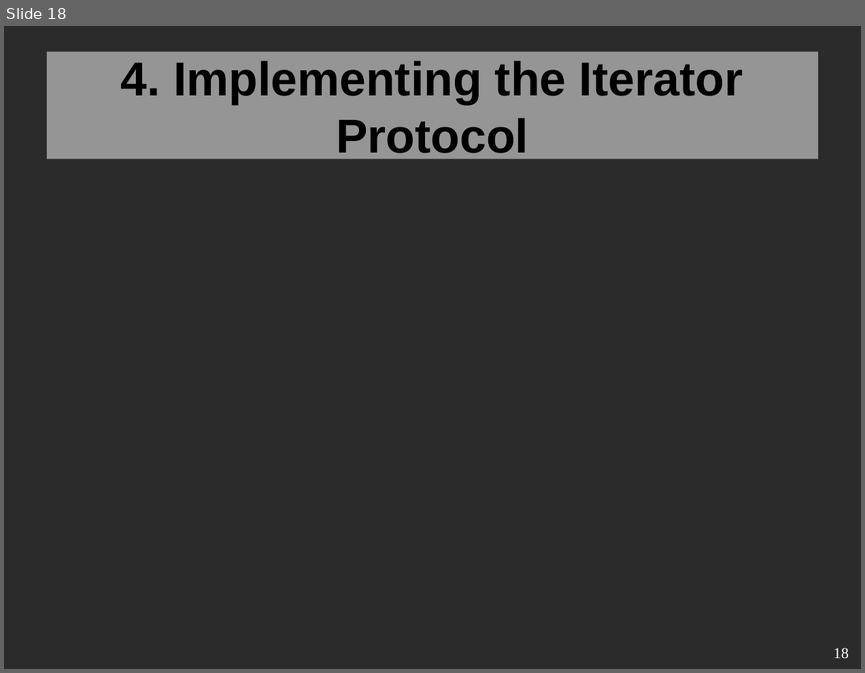
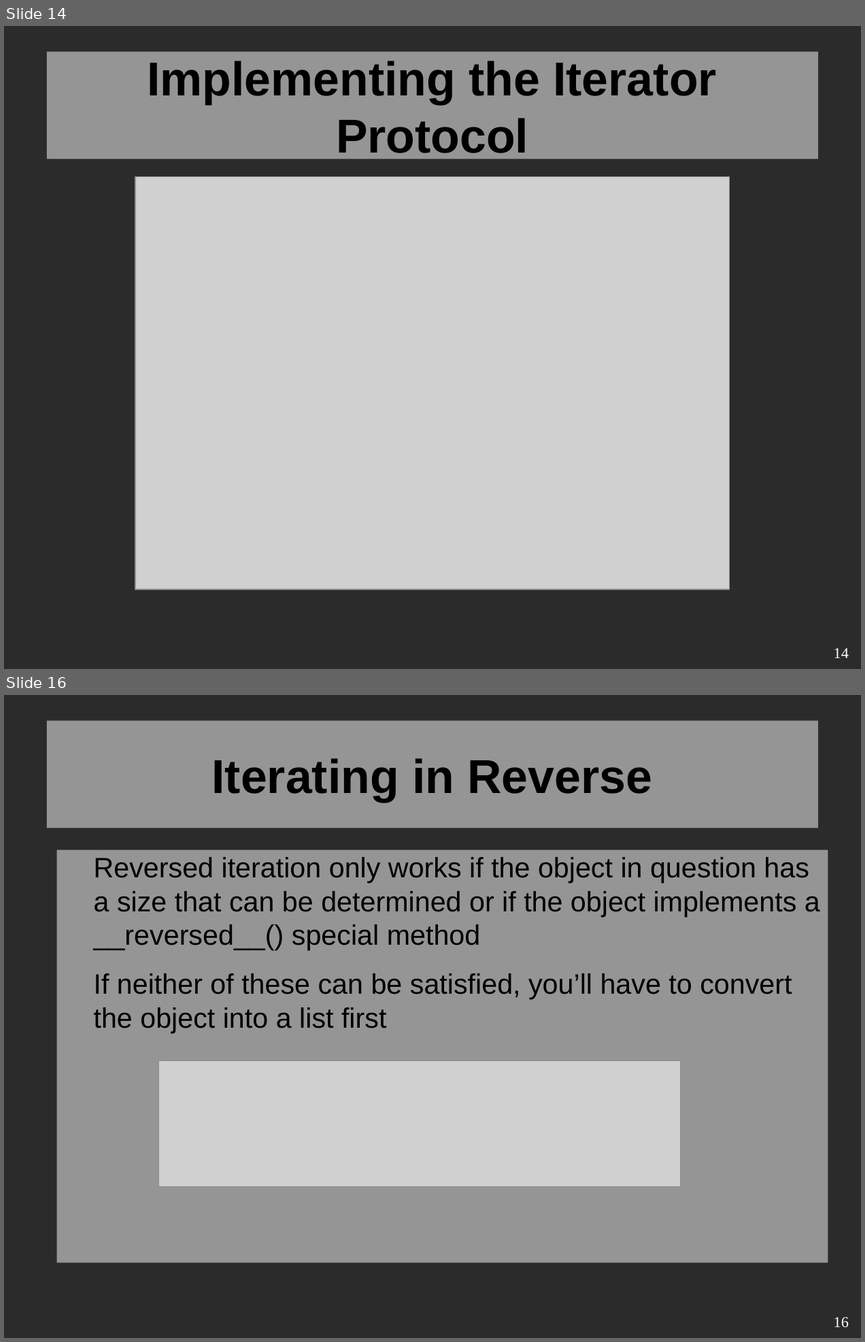
Before and after one commit to VitBomm/presentation, a slide deck: pre.odp. Shown one above the other, each under a label of ours: slide 18 before the commit, slides 14 and 16 after it; the slides between them are not shown. The pictures are 865x673 and 865x1342 pixels, drawn with LibreOffice and Linux fonts; fonts in the diff are those of the drawing; grey boxes stand for pictures; background and template pictures are left out; a plain dark background stands for a picture behind light text. Boxes give left, top, right and bottom in pixels: in the first picture for what was removed or moved away, otherwise in the second. Text is boxed around its words. In the diff, an @@ line names an element or a change of style, - is before the commit and + after.

```diff
--- a/pre.odp
+++ b/pre.odp
@@ slide 16 added at [4, 695, 861, 1338], background picture (left out) @@
@@ title added at [47, 721, 818, 828], fill #FFFFFF at 50% opacity, 44 pt, text #000000, bold @@
+Iterating in Reverse
@@ text added at [57, 850, 828, 1263], fill #FFFFFF at 50% opacity, 26 pt, text #000000 @@
+Reversed iteration only works if the object in question has a size that can be determined or if the object implements a __reversed__() special method
+If neither of these can be satisfied, you’ll have to convert the object into a list first
@@ picture added at [159, 1060, 681, 1187] @@
@@ page number added at [834, 1317, 849, 1327], 14 pt, text #FFFFFF @@
+16
@@ what was slide 18 is now slide 14 @@
@@ slide 14 changed as well @@
@@ title at [147, 61, 716, 161]: text changed @@
-4. Implementing the Iterator Protocol
+Implementing the Iterator Protocol
@@ picture added at [135, 176, 730, 589] @@
@@ page number at [834, 648, 849, 658]: text changed @@
-18
+14
```
Also in this commit, not shown: 4 other slides changed, 34 other slides added, 13 slides removed, 2 other files.
